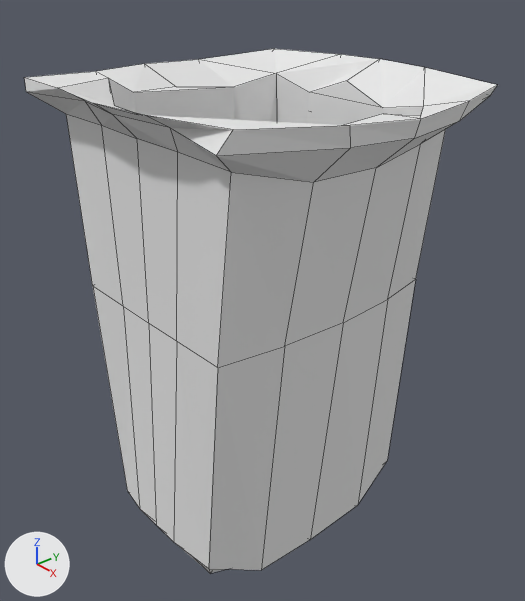
Two versions of the Blender file models/trashBin.blend, one commit apart.
Both versions are drawn from a 50 mm camera at (10.58, -9.12, 7.86) aimed at (-0.16, 0.25, 0.64). Lighting does not change. The marker at lower left points along +X, +Y and +Z. Mesh edges are drawn as thin lines.

Objects in the first picture: 'trashbin'.
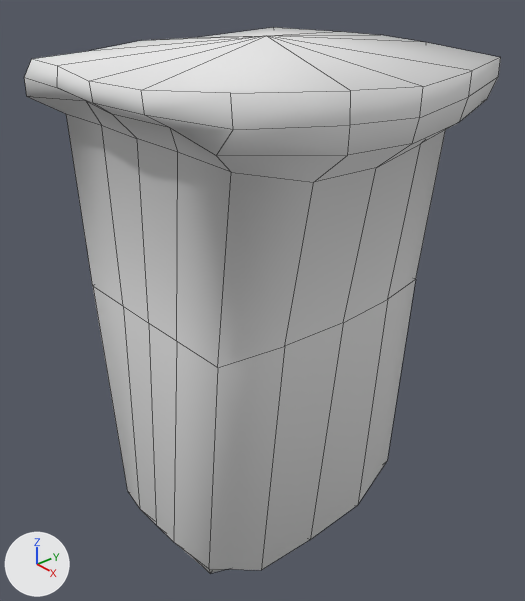
Commit message: Improve trashbin model.

Where the change shows, as pixel boxes (x1, y1, x2, y2) in the pictures (525 x 601 px):
'trashbin', reshaped: before (24, 49, 497, 573); after (24, 27, 501, 573)
part 1 of me_cube_001, built on: before (24, 49, 497, 182); after (24, 27, 501, 182)
part 2 of me_cube_001, shading changed: (66, 103, 446, 573) in both

The edits, one by one:
me_cube_001 is used by ob_trashbin; location (0.0, 0.0, 0.0).
me_cube_001 had 143 vertices, 134 faces and spanned x -3.8..3.68, y -3.4..3.57, z -5.58..5.46.
me_cube_001 now has 159 vertices, 149 faces and spans x -3.81..3.68, y -3.42..3.57, z -5.58..6.11.
Part 1, on me_cube_001:
4 vertices are removed from x -2.92..3.68, y 0.15..3.27, z 4.83..5.34.
17 faces are deleted.
9 vertices move from x -3.78..3.6, y -3.21..3.05, z 4.96..5.17 to x -3.78..3.6, y -3.21..2.95, z 4.81..5.17.
20 vertices are added at x -3.81..3.68, y -3.42..3.55, z 5.3..6.11.
32 new faces join them.
me_cube_001 part 2: 117 kept faces spanning x -3.8..3.6, y -3.4..3.57, z -5.58..5.46 are now shaded smooth.
